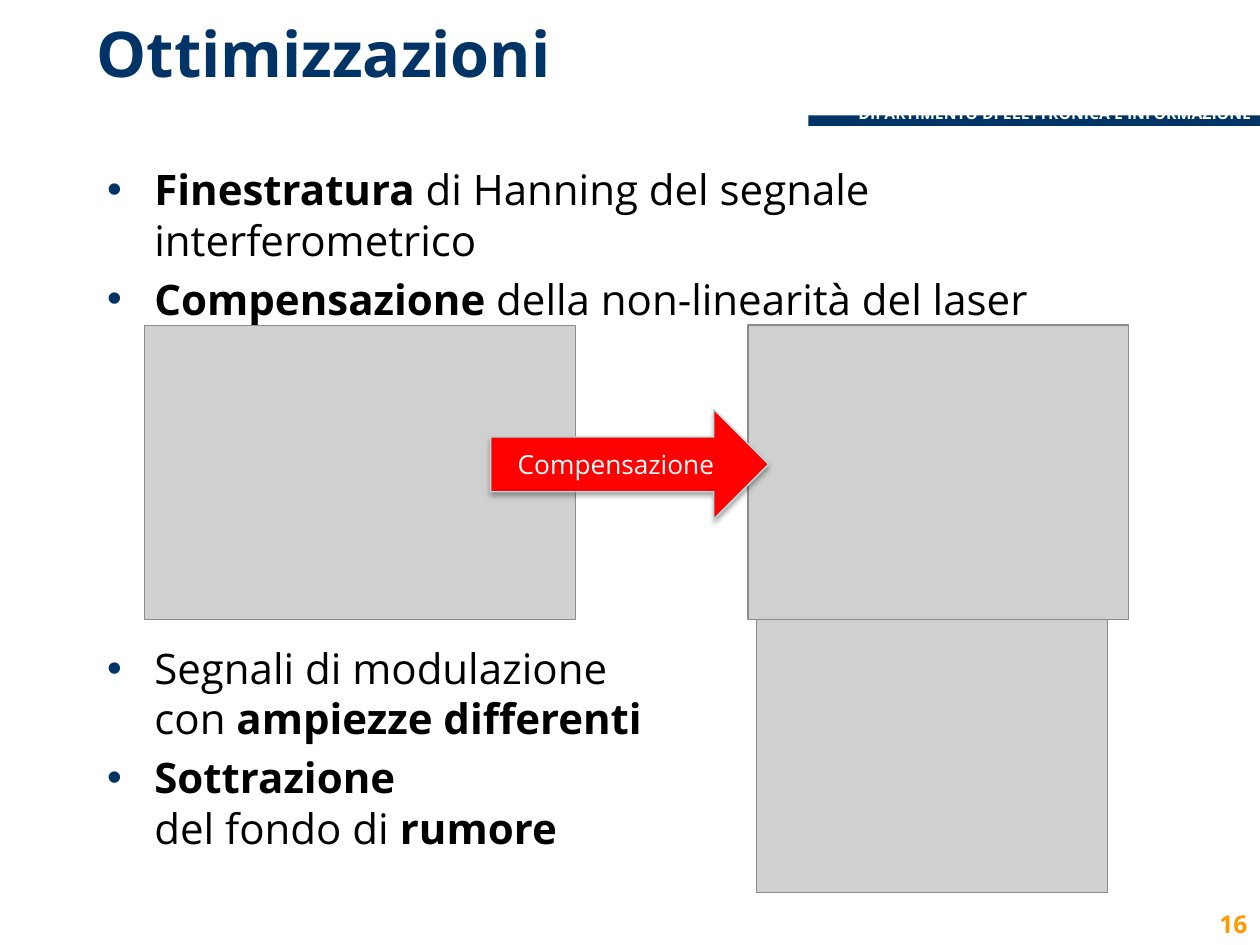
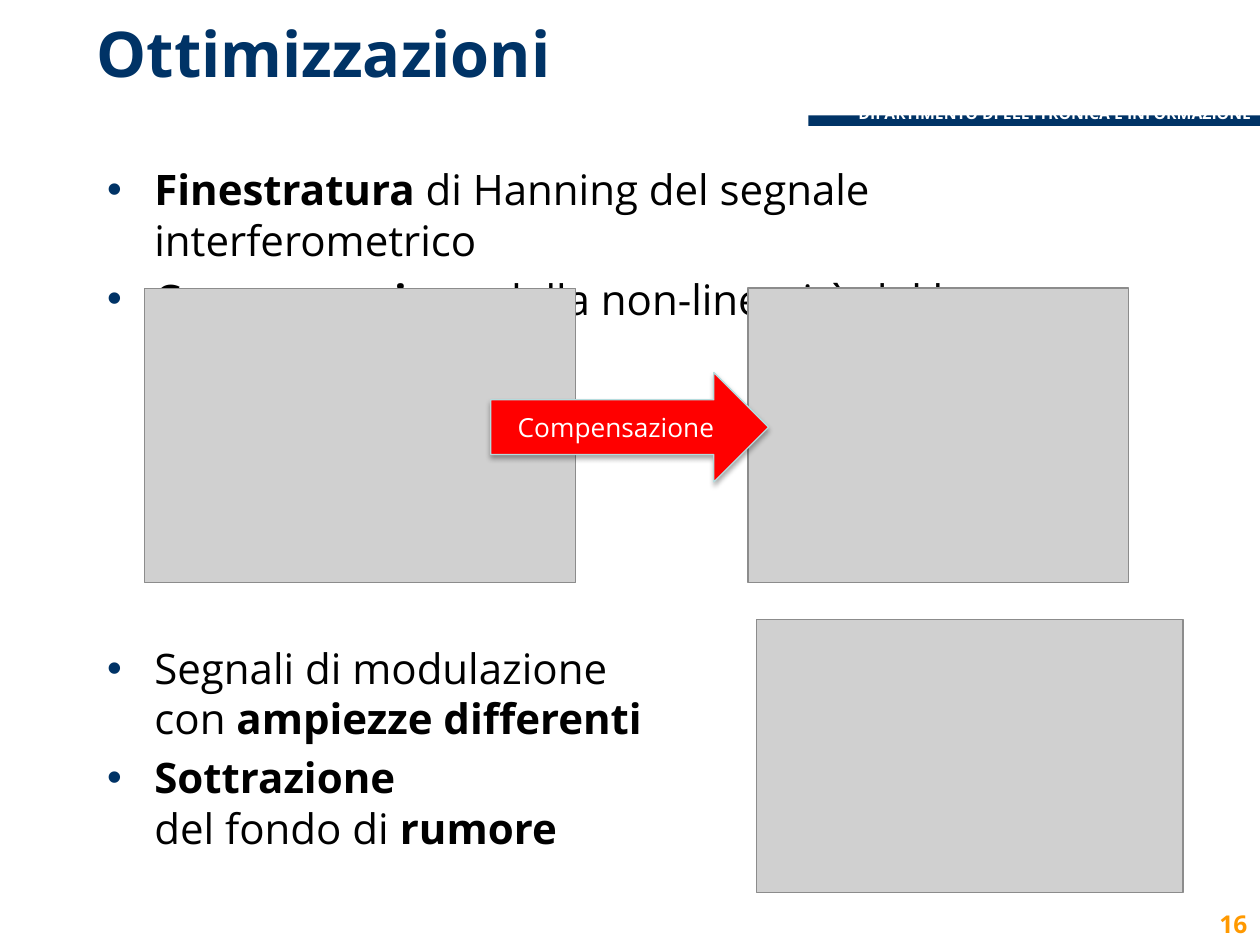
Before and after one commit to lcavagnispolimi/thesis_latex, a slide deck: slide 16 of presentazione_discussione.pptx. Drawn at 1260x945 pixels with LibreOffice and Linux fonts; fonts in the diff are those of the drawing; grey boxes stand for pictures; background and template pictures are left out. Boxes give left, top, right and bottom in pixels: in the first picture for what was removed or moved away, otherwise in the second. Text is boxed around its words. In the diff, an @@ line names an element or a change of style, - is before the commit and + after.

Commit message:
changed FPGA software image

```diff
--- a/presentazione_discussione.pptx
+++ b/presentazione_discussione.pptx
@@ picture: place and size @@
-picture at (145,325,576,620)
+picture at (145,289,576,583)
@@ picture: place and size @@
-picture at (748,325,1129,620)
+picture at (748,287,1129,582)
@@ right arrow "Compensazione": place and size @@
-right arrow "Compensazione" at (491,410,769,519)
+right arrow "Compensazione" at (491,373,769,483)
@@ picture: place and size @@
-picture at (756,620,1108,892)
+picture at (756,620,1183,892)
```
Also in this commit, not shown: 2 other slides changed.
